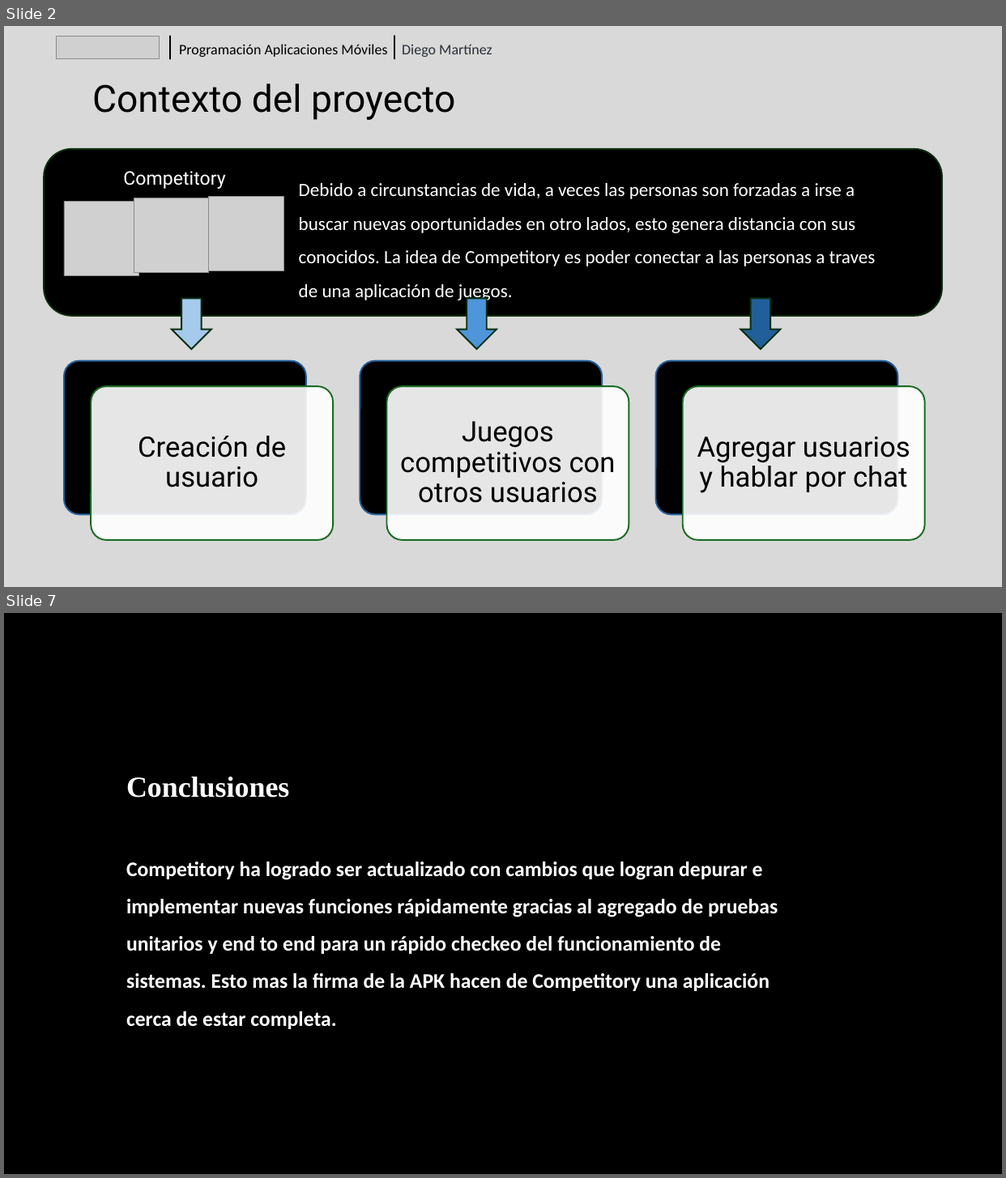
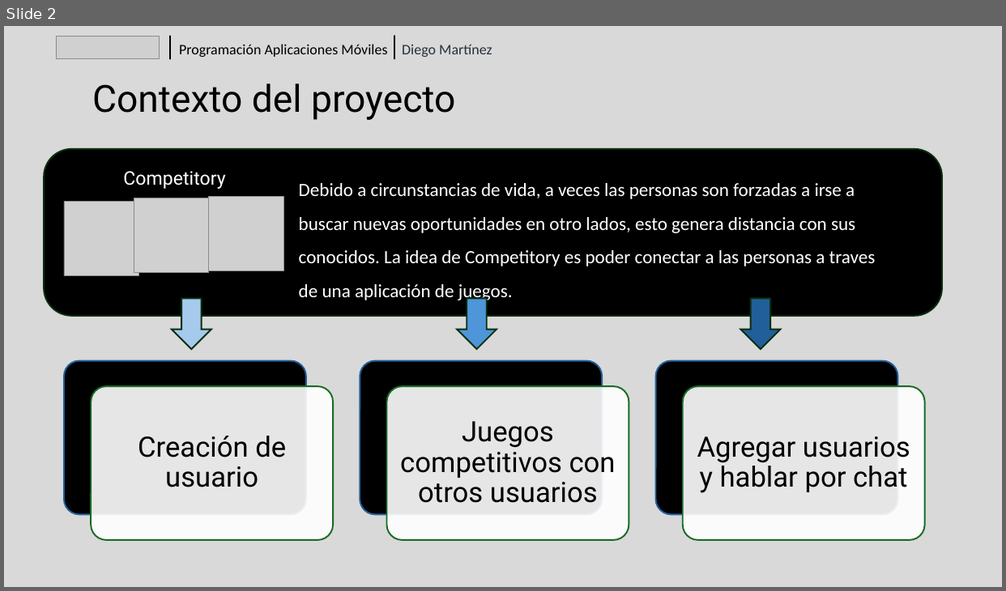
Before and after one commit to DiegoMartinez-duoc/PGY4221, a slide deck: Competitory.pptx. Shown one above the other, each under a label of ours: slides 2 and 7 before the commit, slide 2 after it; the slides between them are not shown. The pictures are 1006x1178 and 1006x591 pixels, drawn with LibreOffice and Linux fonts; fonts in the diff are those of the drawing; grey boxes stand for pictures; background and template pictures are left out. Boxes give left, top, right and bottom in pixels: in the first picture for what was removed or moved away, otherwise in the second. Text is boxed around its words. In the diff, an @@ line names an element or a change of style, - is before the commit and + after.

```diff
--- a/Competitory.pptx
+++ b/Competitory.pptx
@@ slide 7 removed at [4,613,1002,1174], background picture (left out) @@
@@ rounded rectangle removed at [967,628,990,650] @@
@@ text removed at [126,777,289,798] @@
-Conclusiones
@@ text removed at [126,862,778,1029] @@
-Competitory ha logrado ser actualizado con cambios que logran depurar e implementar nuevas funciones rápidamente gracias al agregado de pruebas unitarios y end to end para un rápido checkeo del funcionamiento de sistemas. Esto mas la firma de la APK hacen de Competitory una aplicación cerca de estar completa.
```
Also in this commit, not shown: 4 slides changed, 2 slides added, 6 other files.
